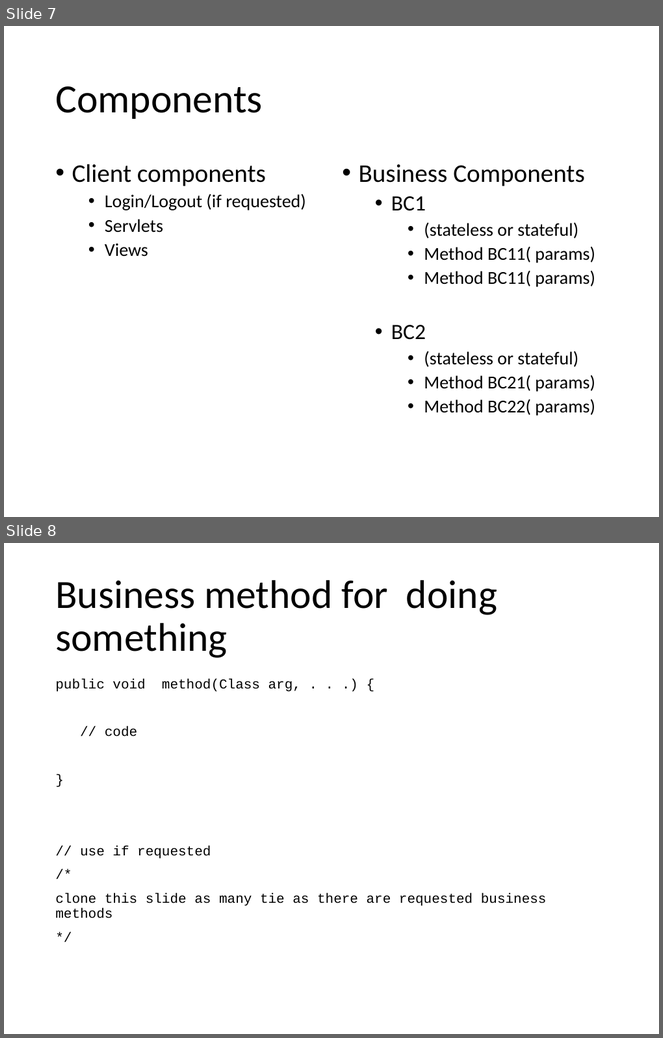
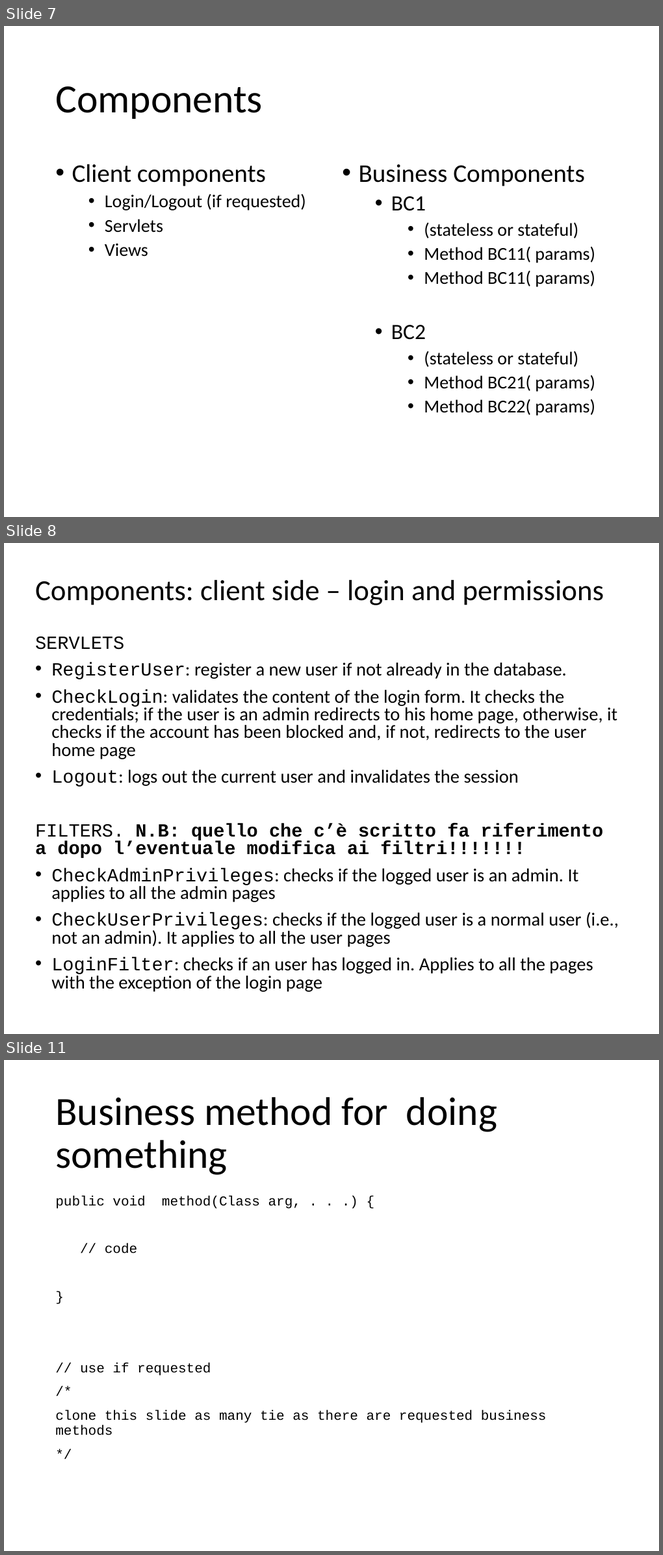
Before and after one commit to Sbi98/DB2Project, a slide deck: Presentation.pptx. Shown one above the other, each under a label of ours: slides 7 and 8 before the commit, slides 7, 8 and 11 after it; the slides between them are not shown. The pictures are 663x1038 and 663x1555 pixels, drawn with LibreOffice and Linux fonts; fonts in the diff are those of the drawing. Boxes give left, top, right and bottom in pixels: in the first picture for what was removed or moved away, otherwise in the second. Text is boxed around its words. In the diff, an @@ line names an element or a change of style, - is before the commit and + after.

```diff
--- a/Presentation.pptx
+++ b/Presentation.pptx
@@ slide 8 added at box(4, 543, 659, 1034), background #FFFFFF @@
@@ title added at box(35, 580, 604, 605), 32 pt, text #000000 @@
+Components: client side – login and permissions
@@ text added at box(35, 637, 619, 992), 20.4 pt, text #000000 @@
+SERVLETS
+• RegisterUser: register a new user if not already in the database.
+• CheckLogin: validates the content of the login form. It checks the credentials; if the user is an admin redirects to his home page, otherwise, it checks if the account has been blocked and, if not, redirects to the user home page
+• Logout: logs out the current user and invalidates the session
+FILTERS. N.B: quello che c’è scritto fa riferimento a dopo l’eventuale modifica ai filtri!!!!!!!
+• CheckAdminPrivileges: checks if the logged user is an admin. It applies to all the admin pages
+• CheckUserPrivileges: checks if the logged user is a normal user (i.e., not an admin). It applies to all the user pages
+• LoginFilter: checks if an user has logged in. Applies to all the pages with the exception of the login page
@@ what was slide 8 is now slide 11 @@
```
Also in this commit, not shown: 2 other slides added, 7 other files.
